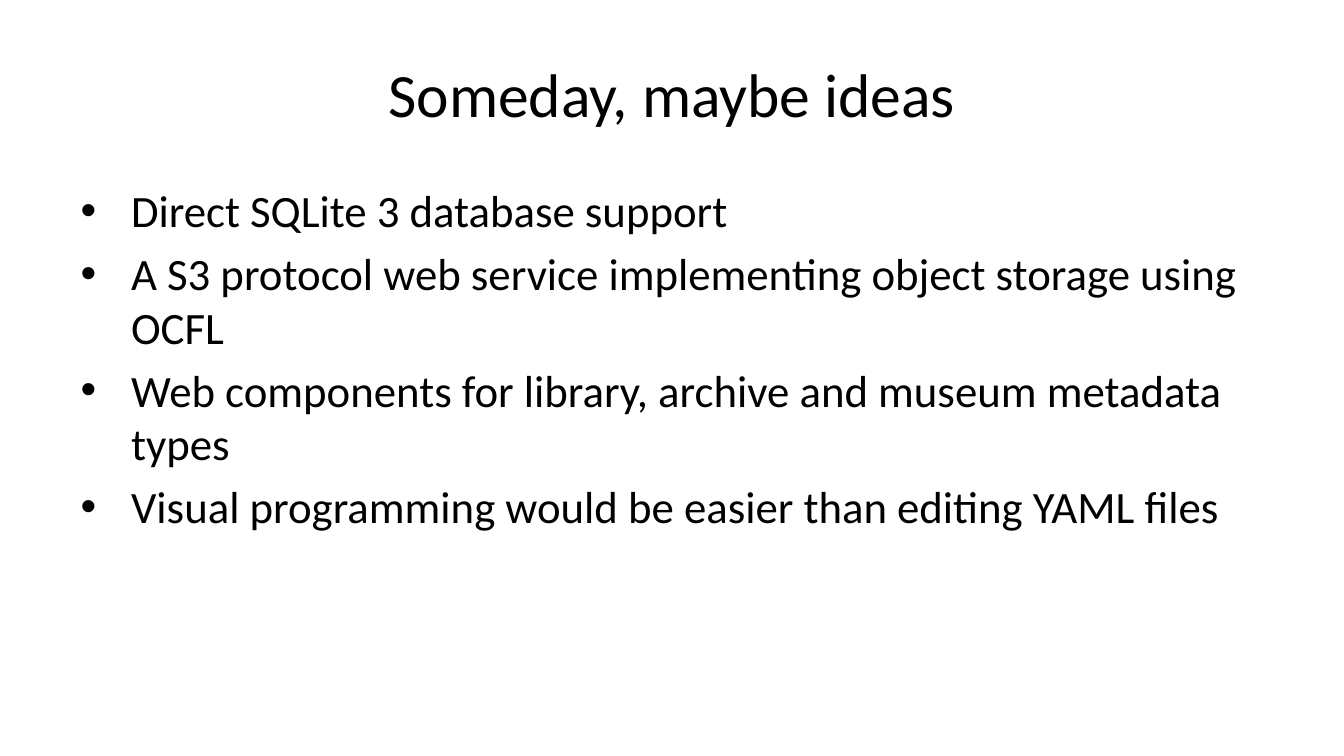
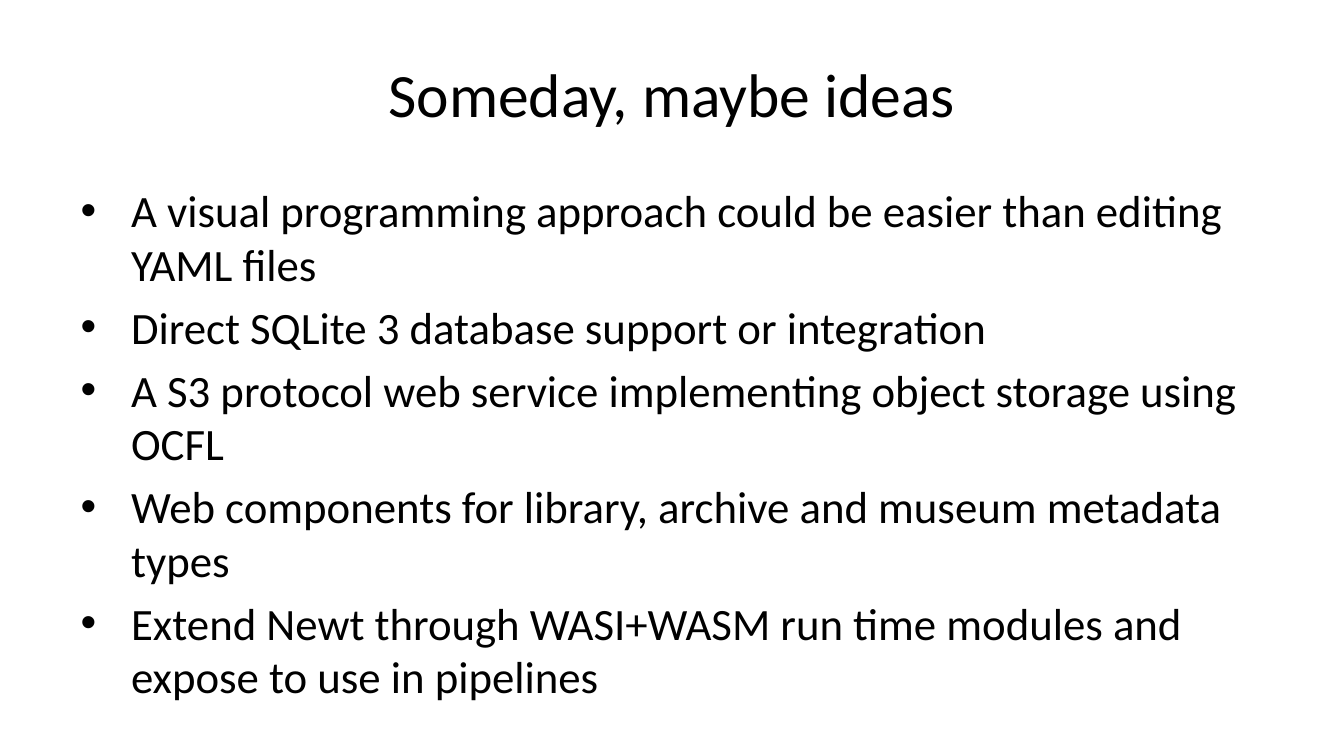
Before and after one commit to caltechlibrary/newt, a slide deck: slide 29 of presentation3/newt-p3.pptx (slide 25 before the commit). Drawn at 1344x756 pixels with LibreOffice and Linux fonts; fonts in the diff are those of the drawing. Boxes give left, top, right and bottom in pixels: in the first picture for what was removed or moved away, otherwise in the second. Text is boxed around its words. In the diff, an @@ line names an element or a change of style, - is before the commit and + after.

```diff
--- a/presentation3/newt-p3.pptx
+++ b/presentation3/newt-p3.pptx
@@ text at <box>131,196,1222,352</box>: text changed @@
-• Direct SQLite 3 database support
+• A visual programming approach could be easier than editing YAML files
+• Direct SQLite 3 database support or integration
@@ text at <box>131,609,1181,694</box>: text changed @@
-• Visual programming would be easier than editing YAML files
+• Extend Newt through WASI+WASM run time modules and expose to use in pipelines
```
Also in this commit, not shown: 16 other slides changed, 5 slides added, 1 slide removed, 52 other files.
